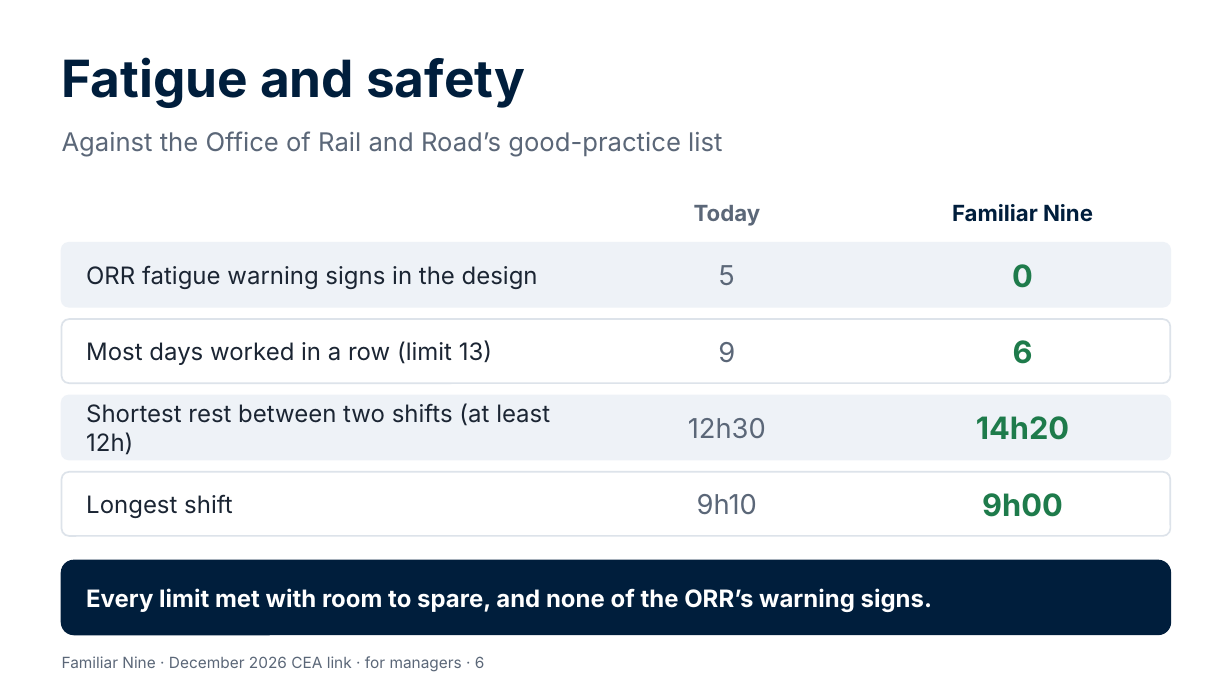
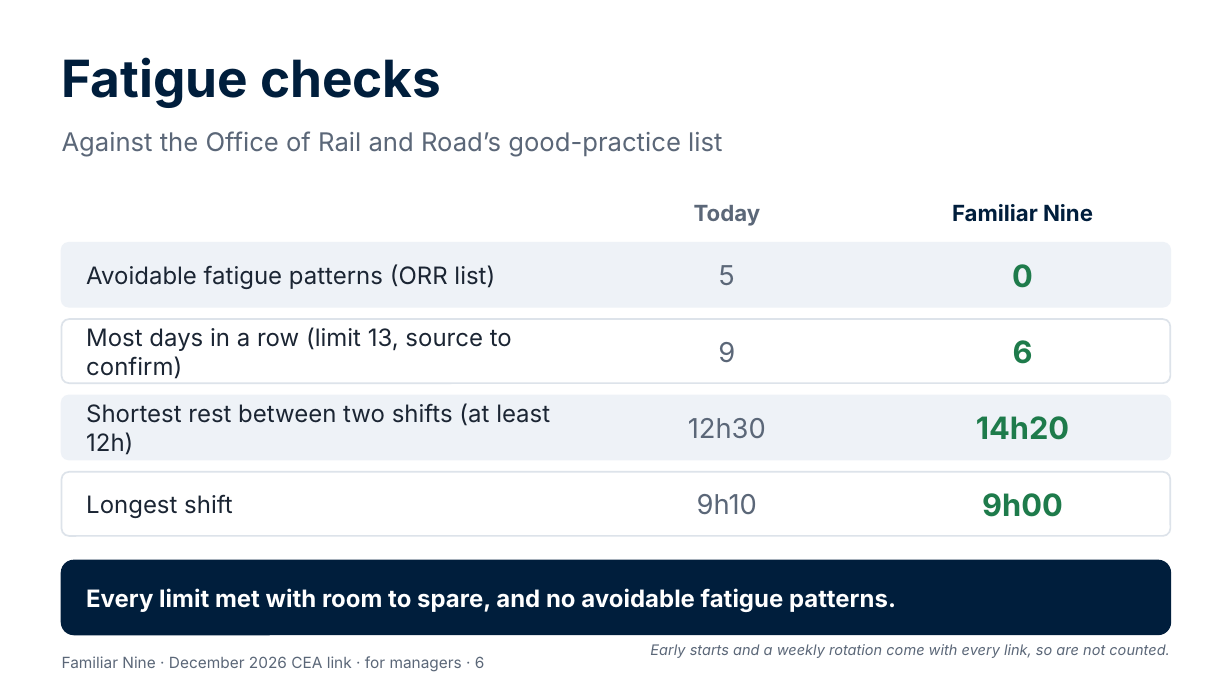
Before and after one commit to Garethdavidmiller/roster-app, a slide deck: slide 6 of docs/proposals/presentations/Familiar-Nine-for-managers.pptx. Drawn at 1232x693 pixels with LibreOffice and Linux fonts; fonts in the diff are those of the drawing. Boxes give left, top, right and bottom in pixels: in the first picture for what was removed or moved away, otherwise in the second. Text is boxed around its words. In the diff, an @@ line names an element or a change of style, - is before the commit and + after.

```diff
--- a/docs/proposals/presentations/Familiar-Nine-for-managers.pptx
+++ b/docs/proposals/presentations/Familiar-Nine-for-managers.pptx
@@ text at box(62, 57, 441, 108): text changed @@
-Fatigue and safety
+Fatigue checks
@@ text at box(86, 264, 495, 289): text changed @@
-ORR fatigue warning signs in the design
+Avoidable fatigue patterns (ORR list)
@@ text at box(86, 327, 512, 379): text changed @@
-Most days worked in a row (limit 13)
+Most days in a row (limit 13, source to confirm)
@@ text at box(86, 588, 896, 612): text changed @@
-Every limit met with room to spare, and none of the ORR’s warning signs.
+Every limit met with room to spare, and no avoidable fatigue patterns.
@@ text added at box(650, 644, 1169, 658), 8.5 pt, text #5B6778, italic @@
+Early starts and a weekly rotation come with every link, so are not counted.
```
Also in this commit, not shown: 4 other slides changed, 2 slides added, 1 slide removed, 5 other files.
